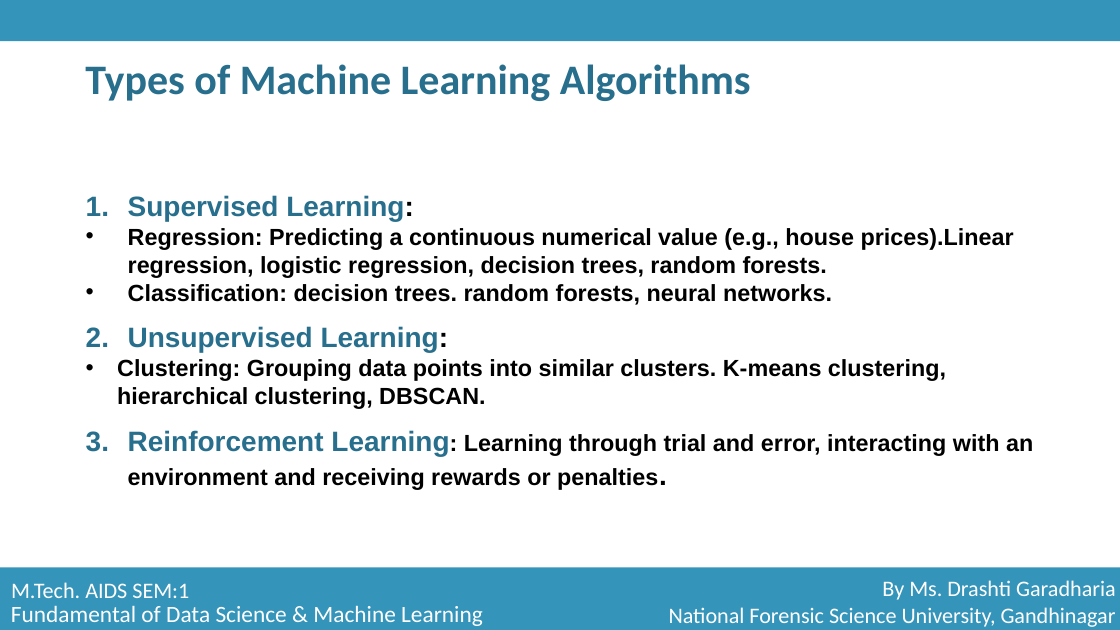
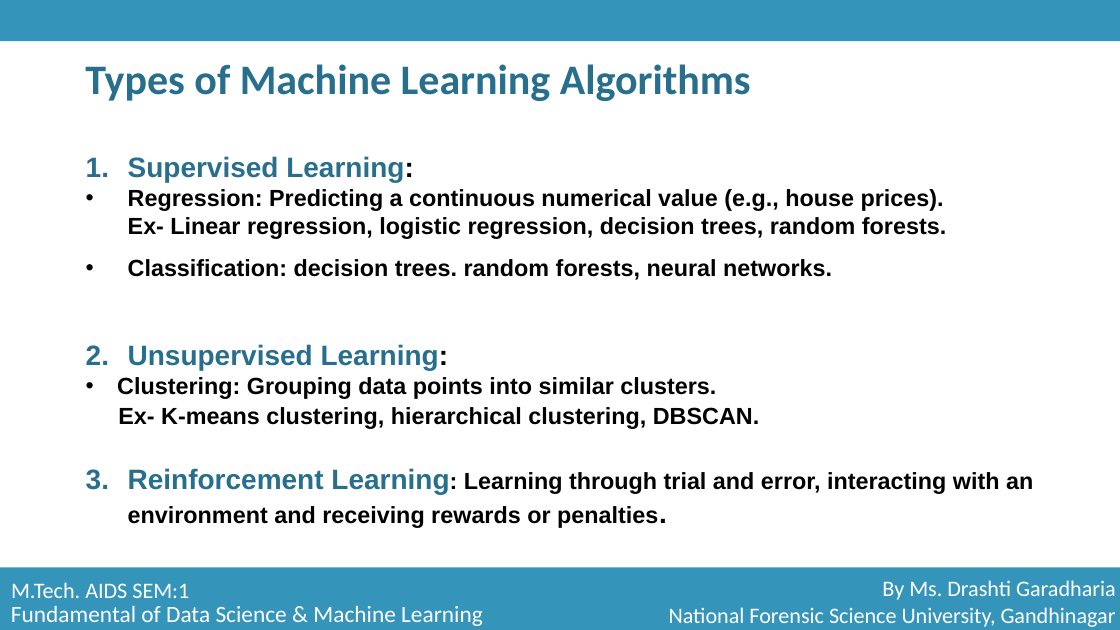
Before and after one commit to sinister-virus/AiDS_SiCS, a slide deck: slide 8 of Gandhinagar/Sem_1/S4_FDSML - Fundamentals of Data Science and Machine Learning/FDSML_Notes/Unit_3_Part_1.pptx. Drawn at 1120x630 pixels with LibreOffice and Linux fonts; fonts in the diff are those of the drawing. Boxes give left, top, right and bottom in pixels: in the first picture for what was removed or moved away, otherwise in the second. Text is boxed around its words. In the diff, an @@ line names an element or a change of style, - is before the commit and + after.

```diff
--- a/Gandhinagar/Sem_1/S4_FDSML - Fundamentals of Data Science and Machine Learning/FDSML_Notes/Unit_3_Part_1.pptx
+++ b/Gandhinagar/Sem_1/S4_FDSML - Fundamentals of Data Science and Machine Learning/FDSML_Notes/Unit_3_Part_1.pptx
@@ text "Types of Machine Learning Algorithms" at (85,64,751,101): indent changed @@
@@ text "Supervised Learning:": place and size @@
-text "Supervised Learning:" at (117,195,1033,490)
+text "Supervised Learning:" at (117,156,1033,528)
@@ text at (128,189,946,239): text changed @@
-• Regression: Predicting a continuous numerical value (e.g., house prices).Linear regression, logistic regression, decision trees, random forests.
+• Regression: Predicting a continuous numerical value (e.g., house prices).
+  Ex- Linear regression, logistic regression, decision trees, random forests.
@@ text at (117,377,759,429): text changed @@
-• Clustering: Grouping data points into similar clusters. K-means clustering, hierarchical clustering, DBSCAN.
+• Clustering: Grouping data points into similar clusters.
+  Ex- K-means clustering, hierarchical clustering, DBSCAN.
```
Also in this commit, not shown: 20 other slides changed, 5 other files.
